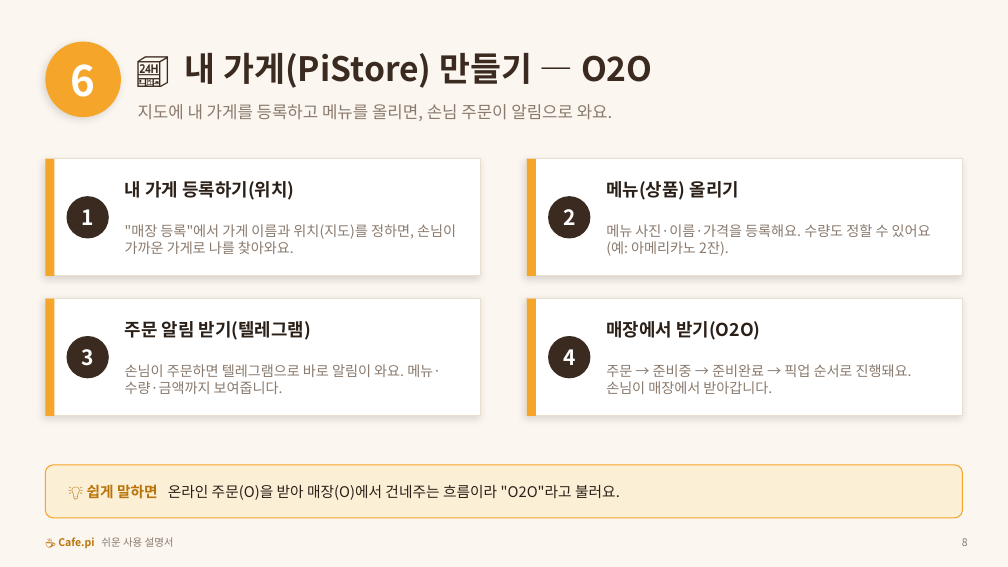
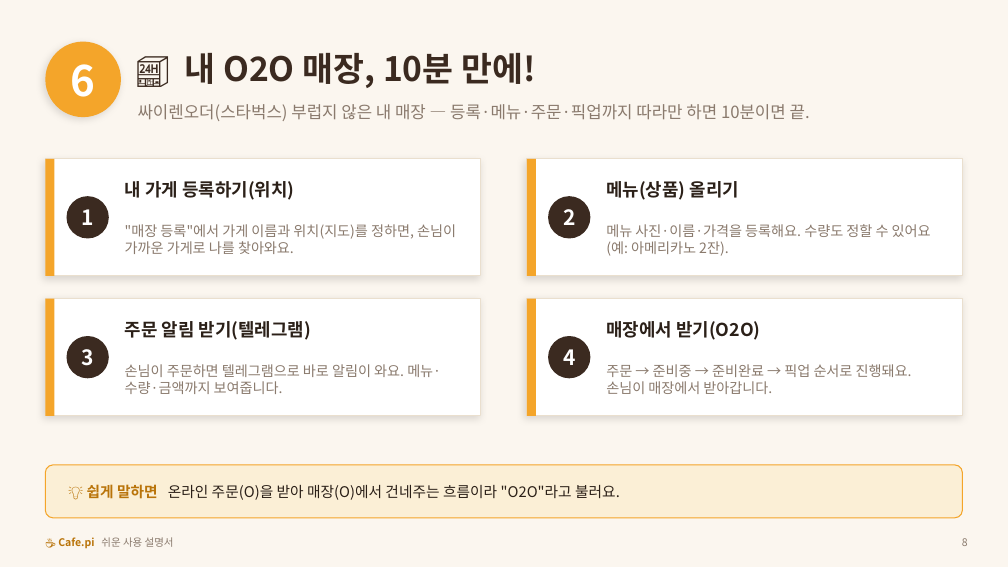
Before and after one commit to anakinwon/loginpi, a slide deck: slide 8 of docs/Cafe.pi_쉬운_사용자매뉴얼.pptx. Drawn at 1008x567 pixels with LibreOffice and Linux fonts; fonts in the diff are those of the drawing. Boxes give left, top, right and bottom in pixels: in the first picture for what was removed or moved away, otherwise in the second. Text is boxed around its words. In the diff, an @@ line names an element or a change of style, - is before the commit and + after.

```diff
--- a/docs/Cafe.pi_쉬운_사용자매뉴얼.pptx
+++ b/docs/Cafe.pi_쉬운_사용자매뉴얼.pptx
@@ text at (x1=185, y1=53, x2=535, y2=88): text changed @@
-🏪 내 가게(PiStore) 만들기 — O2O
+🏪 내 O2O 매장, 10분 만에!
@@ text at (x1=138, y1=104, x2=810, y2=121): text changed @@
-지도에 내 가게를 등록하고 메뉴를 올리면, 손님 주문이 알림으로 와요.
+싸이렌오더(스타벅스) 부럽지 않은 내 매장 — 등록·메뉴·주문·픽업까지 따라만 하면 10분이면 끝.
```
Also in this commit, not shown: 5 other slides changed, 2 slides added, 2 slides removed.
